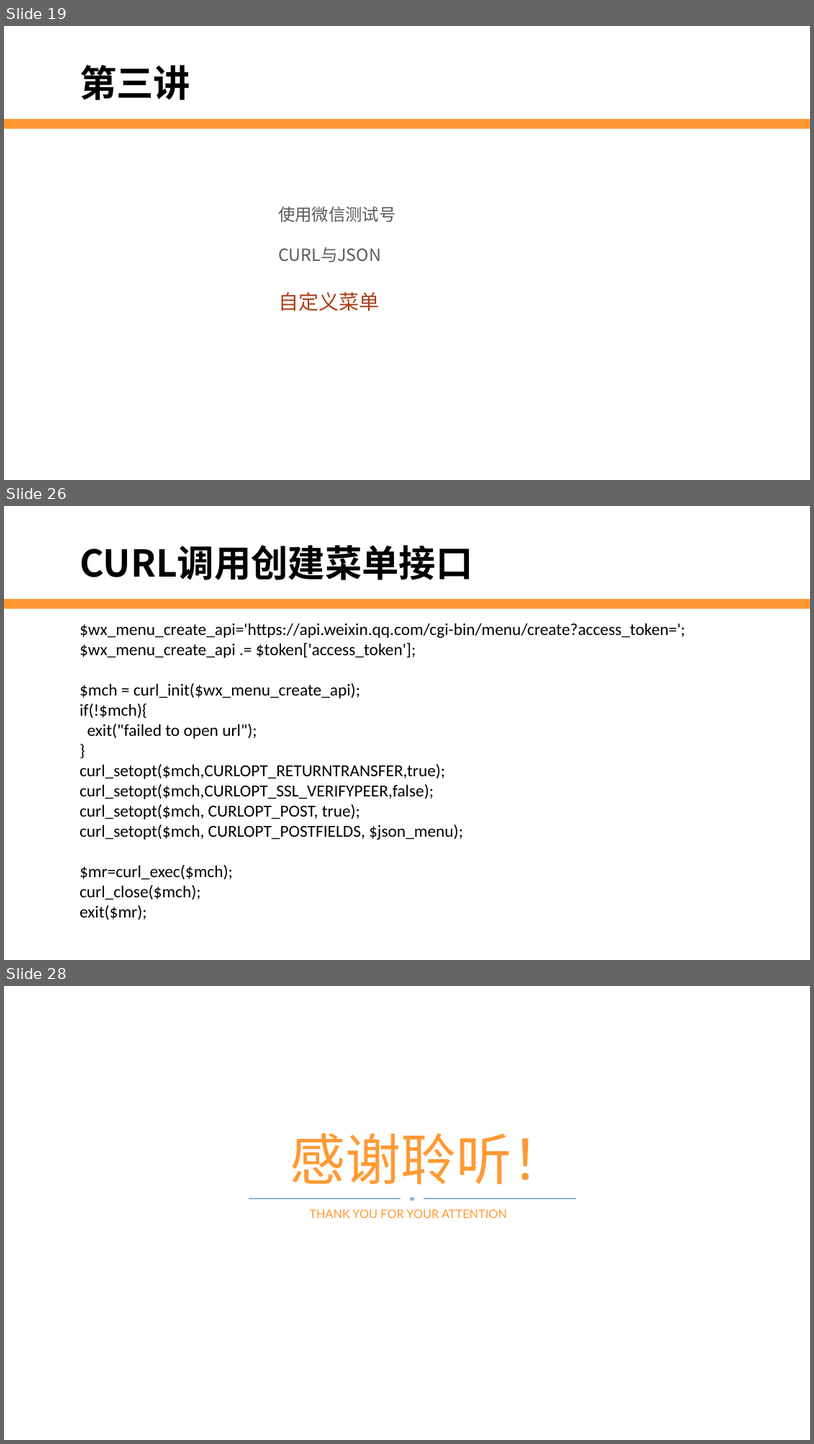
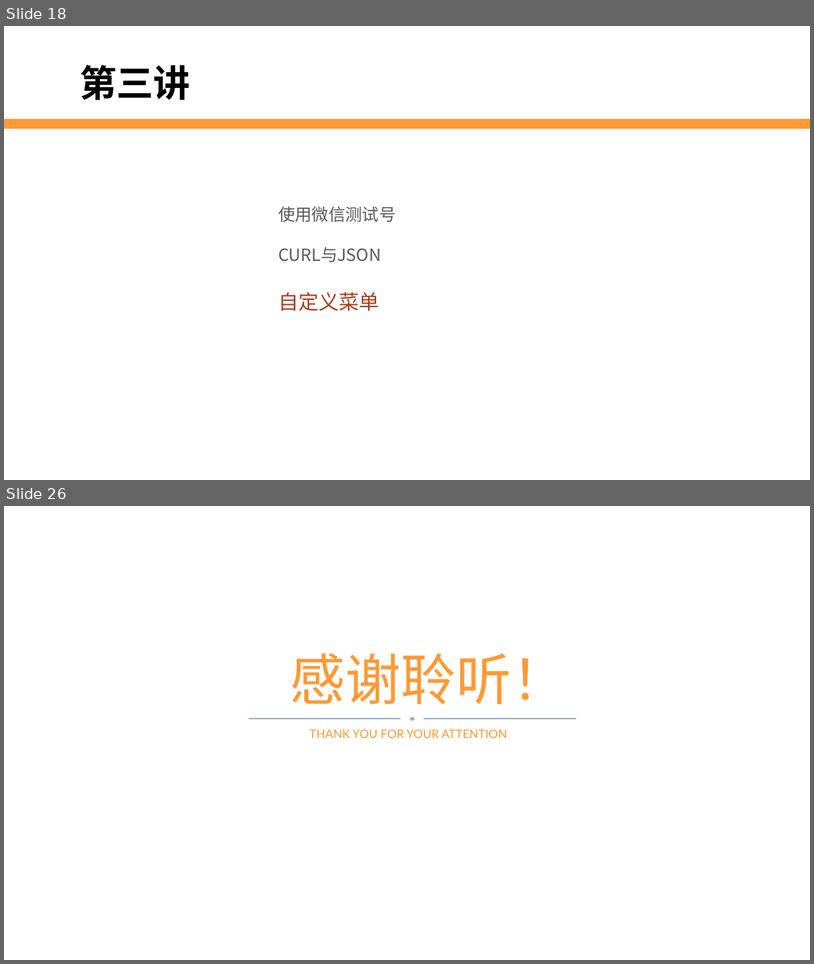
Before and after one commit to edu2act/2017-2018_1st_Wechat_Web_Programming, a slide deck: 第5讲 自定义菜单.pptx. Shown one above the other, each under a label of ours: slides 19, 26 and 28 before the commit, slides 18 and 26 after it; the slides between them are not shown. The pictures are 814x1444 and 814x964 pixels, drawn with LibreOffice and Linux fonts; fonts in the diff are those of the drawing; background and template pictures are left out. Boxes give left, top, right and bottom in pixels: in the first picture for what was removed or moved away, otherwise in the second. Text is boxed around its words. In the diff, an @@ line names an element or a change of style, - is before the commit and + after.

```diff
--- a/第5讲 自定义菜单.pptx
+++ b/第5讲 自定义菜单.pptx
@@ slide 26 removed at box(4, 506, 810, 960), background #FFFFFF; not listed: 1 template element that a slide beside it also shows @@
@@ text removed at box(80, 545, 473, 580) @@
-CURL调用创建菜单接口
@@ text removed at box(80, 623, 686, 919) @@
-$wx_menu_create_api='https://api.weixin.qq.com/cgi-bin/menu/create?access_token=';
-$wx_menu_create_api .= $token['access_token'];
-$mch = curl_init($wx_menu_create_api);
-if(!$mch){
-exit("failed to open url");
-}
-curl_setopt($mch,CURLOPT_RETURNTRANSFER,true);
-curl_setopt($mch,CURLOPT_SSL_VERIFYPEER,false);
-curl_setopt($mch, CURLOPT_POST, true);
-curl_setopt($mch, CURLOPT_POSTFIELDS, $json_menu);
-$mr=curl_exec($mch);
-curl_close($mch);
-exit($mr);
@@ what was slide 19 is now slide 18 @@
@@ what was slide 28 is now slide 26 @@
```
Also in this commit, not shown: 13 slides changed, 6 slides added, 7 other slides removed, 3 other files.
